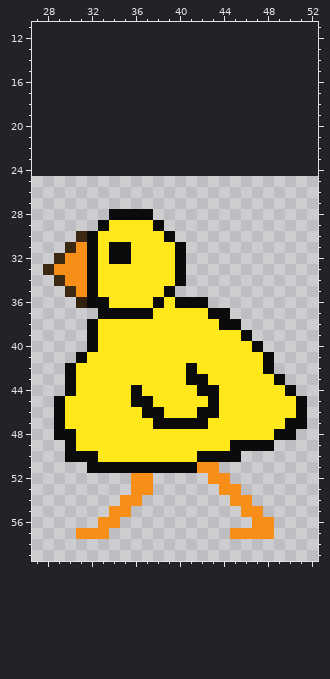
Two states of a sprite sheet, doc/chicken6.png. Above: the version before the commit.
The file is 32x35 pixels. Pixels under 10% opacity are left out. Colours within 5 levels of each other are drawn and written as one. Shown: x 27..52, y 11..59. The old version is drawn lined up with the new one, on the new canvas.
Now the later version:
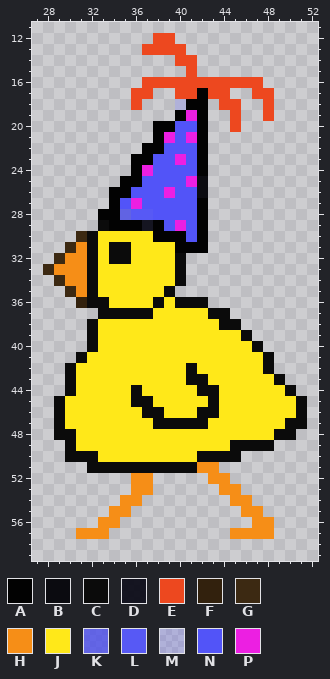
Palette (. is transparent): A #020202  B #05050af7  C #0b0b0b  D #080814ee  E #ed481f  F #32210d  G #3c2912  H #f68e17  J #ffe819  K #4e50ead3  L #5254f7f4  M #5254f83c  N #5254f8  P #ec1fe2
The exact change:
canvas 32x35 -> 85x85, the old top-left corner now at 26,25
Changed rows in their new state; - is an unchanged pixel.
first column x 33:
12 -----EE---------
13 ----EEEE--------
14 -------EE-------
15 --------E-------
16 ----EEEEEEEEEEE-
17 ---EE--EEAEE--EE
18 ---E---MAA-EE--E
19 -------APA--E--E
20 -----AANNA--E---
21 -----APNPA------
22 ----AANNNA------
23 ---AANNPNA------
24 ---APNNNNA------
25 --AANNNNPB------
26 -AANNNPNNB------
27 -ANPNNNNNA------
28 AAKLLNNNNA------
29 -AAADANPNA------
30 -----AAANA------
31 -------AAA------
Boxes around the changes in both pictures, in picture pixels (x1, y1, x2, y2):
changed: (98, 33, 274, 253)
